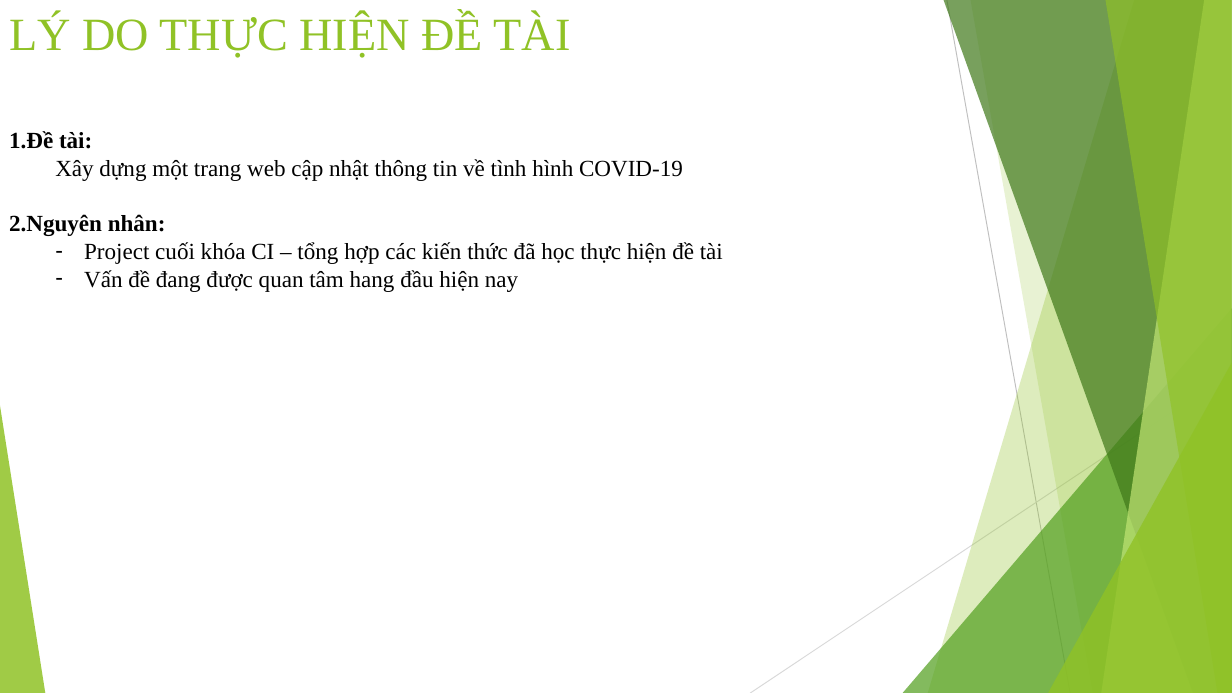
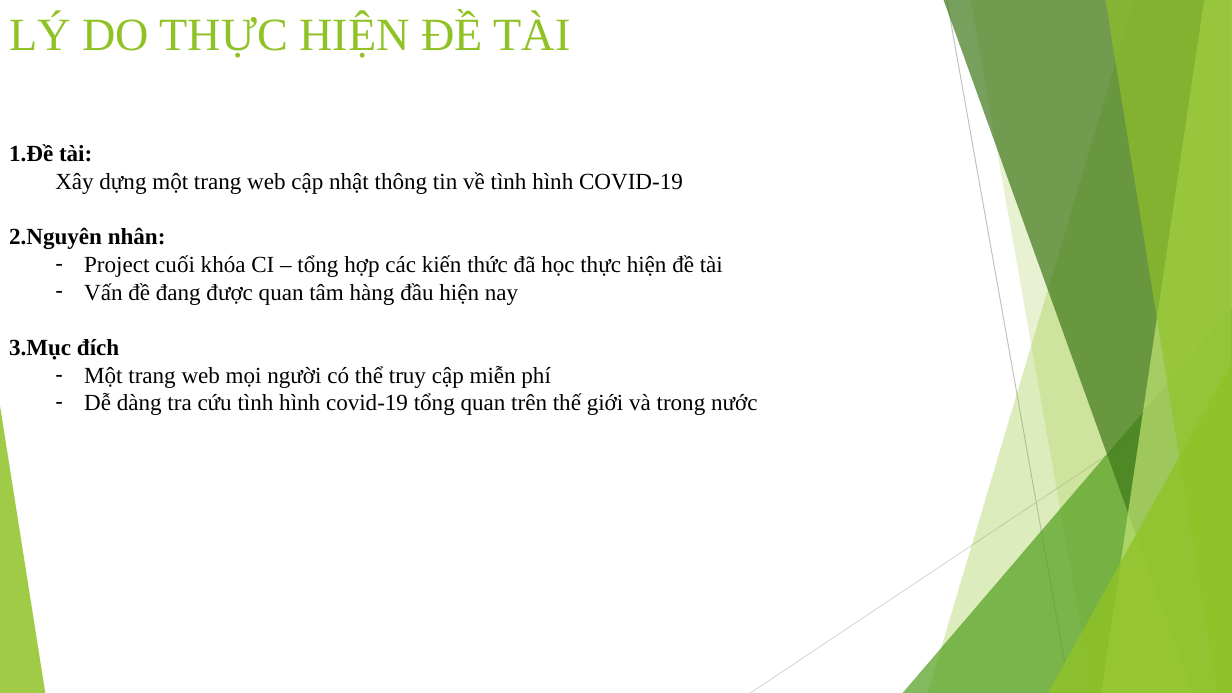
Before and after one commit to lmhkkk/COVID-19, a slide deck: slide 2 of COVID-19 TRACKER.pptx. Drawn at 1232x693 pixels with LibreOffice and Linux fonts; fonts in the diff are those of the drawing. Boxes give left, top, right and bottom in pixels: in the first picture for what was removed or moved away, otherwise in the second. Text is boxed around its words. In the diff, an @@ line names an element or a change of style, - is before the commit and + after.

```diff
--- a/COVID-19 TRACKER.pptx
+++ b/COVID-19 TRACKER.pptx
@@ text "1.Đề tài:": place and size @@
-text "1.Đề tài:" at [9,131,723,292]
+text "1.Đề tài:" at [9,144,757,415]
@@ text at [9,283,757,415]: text changed @@
-  – Vấn đề đang được quan tâm hang đầu hiện nay
+  – Vấn đề đang được quan tâm hàng đầu hiện nay
+3.Mục đích
+  – Một trang web mọi người có thể truy cập miễn phí
+  – Dễ dàng tra cứu tình hình covid-19 tổng quan trên thế giới và trong nước
```
Also in this commit, not shown: 1 other slide changed, 3 slides added, 2 other files.
